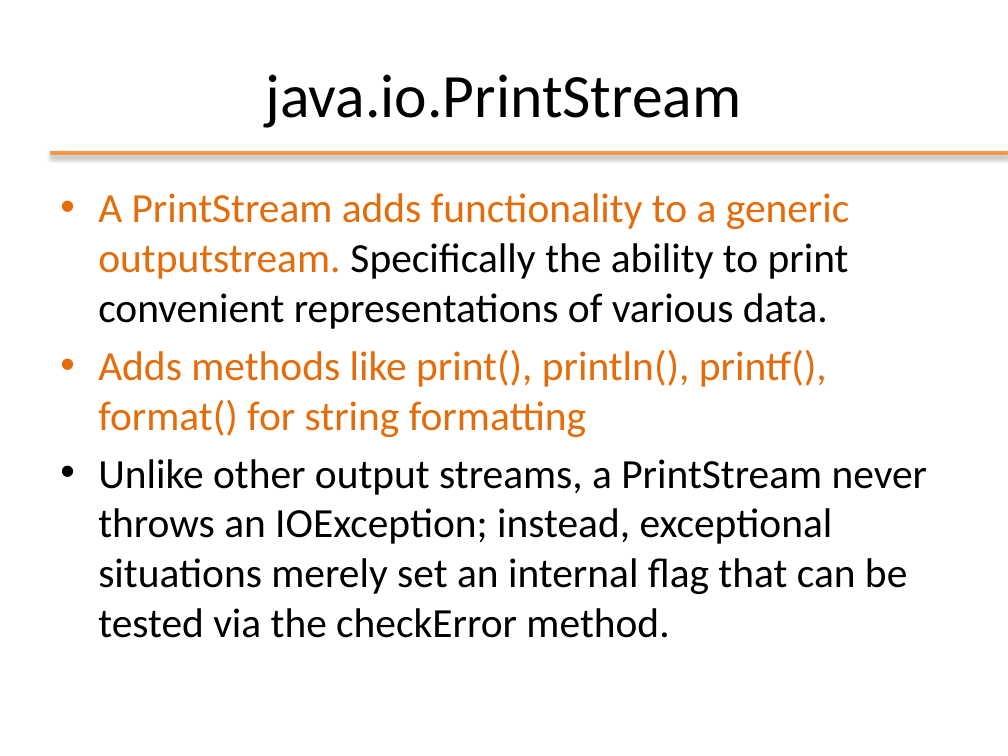
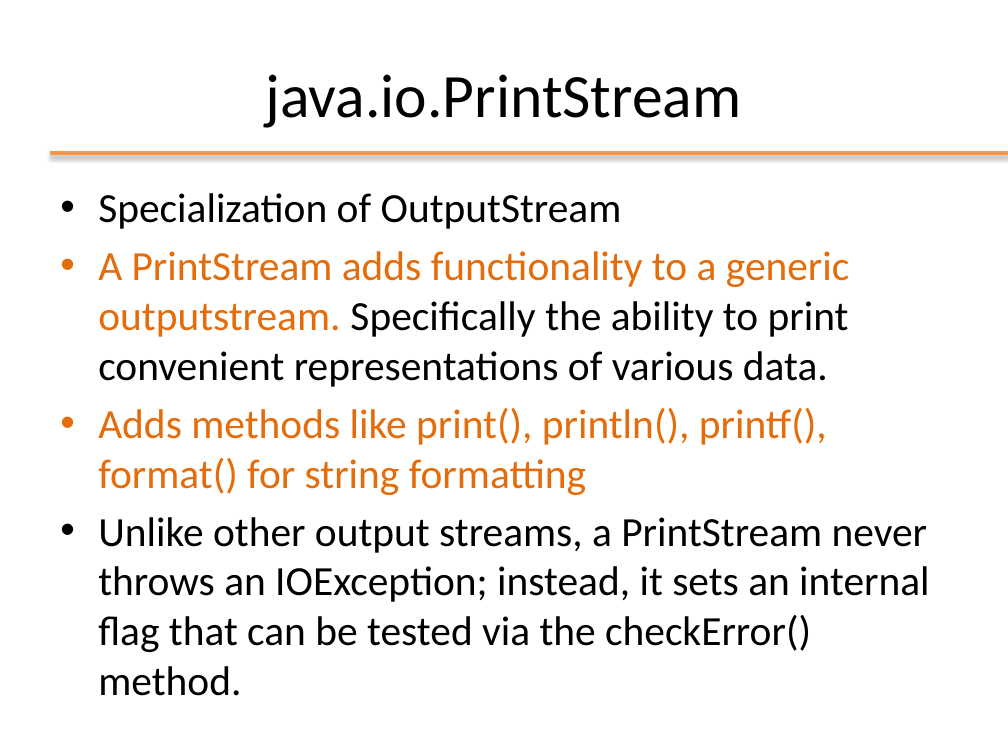
Before and after one commit to Andrea99-beep/ooprogramming, a slide deck: slide 8 of slides/ppt/10_IO.pptx (slide 6 before the commit). Drawn at 1008x756 pixels with LibreOffice and Linux fonts; fonts in the diff are those of the drawing; background and template pictures are left out. Boxes give left, top, right and bottom in pixels: in the first picture for what was removed or moved away, otherwise in the second. Text is boxed around its words. In the diff, an @@ line names an element or a change of style, - is before the commit and + after.

```diff
--- a/slides/ppt/10_IO.pptx
+++ b/slides/ppt/10_IO.pptx
@@ text at box(98, 193, 622, 229): paragraph added @@
+• Specialization of OutputStream
@@ text at box(98, 517, 929, 696): text changed @@
-• Unlike other output streams, a PrintStream never throws an IOException; instead, exceptional situations merely set an internal flag that can be tested via the checkError method.
+• Unlike other output streams, a PrintStream never throws an IOException; instead, it sets an internal flag that can be tested via the checkError() method.
```
Also in this commit, not shown: 12 other slides changed, 2 slides removed, 35 other files.
